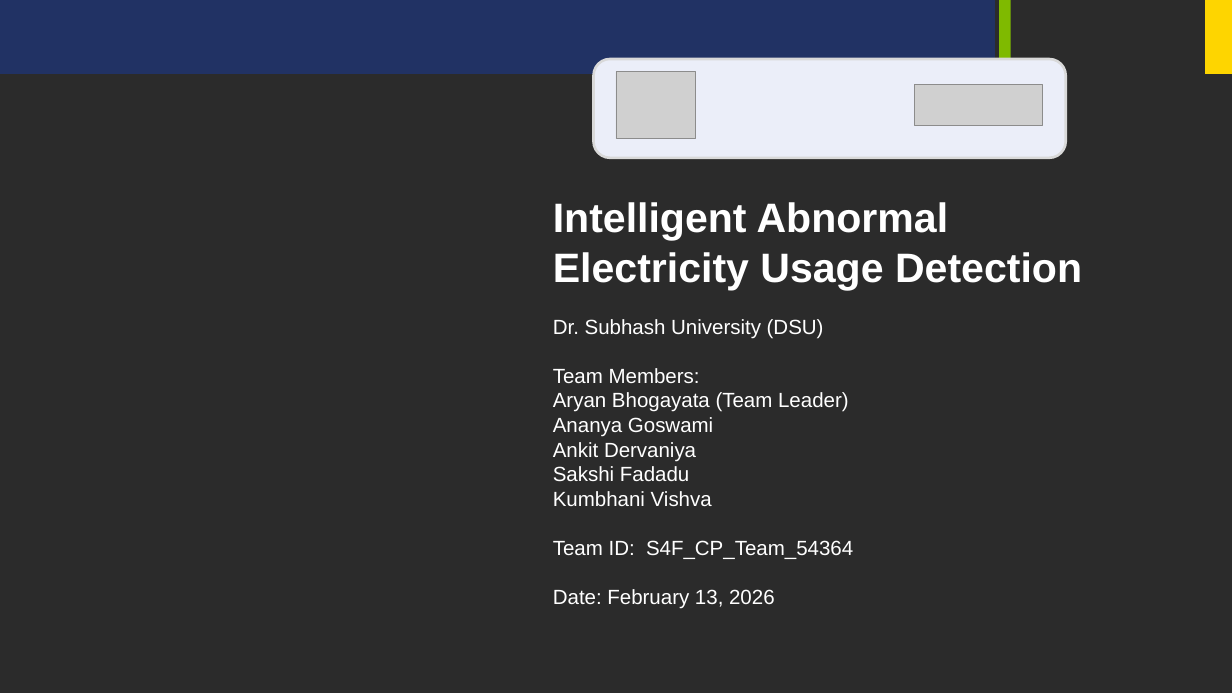
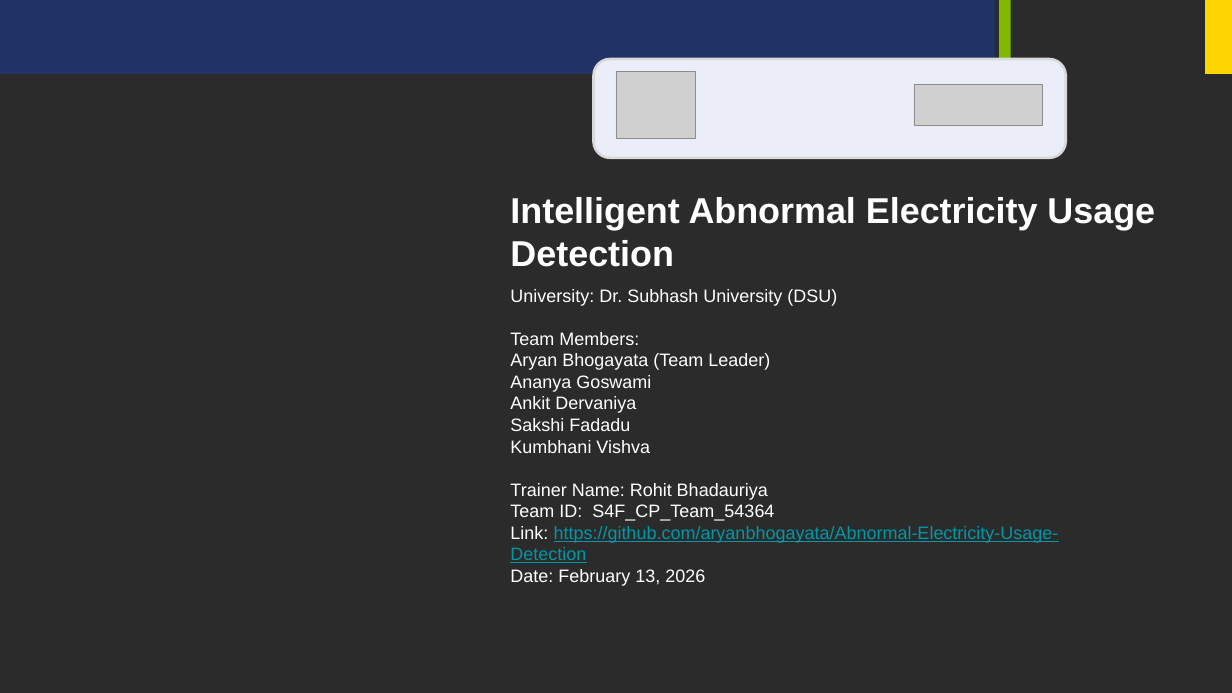
Before and after one commit to aryanbhogayata/Abnormal-Electricity-Usage-Detection, a slide deck: slide 1 of Case Study for Abnormal Energy Usage.pptx. Drawn at 1232x693 pixels with LibreOffice and Linux fonts; fonts in the diff are those of the drawing; grey boxes stand for pictures; background and template pictures are left out; a plain dark background stands for a picture behind light text. Boxes give left, top, right and bottom in pixels: in the first picture for what was removed or moved away, otherwise in the second. Text is boxed around its words. In the diff, an @@ line names an element or a change of style, - is before the commit and + after.

Commit message:
Presentation changes
Name of trainer has been added alongside a bit of formatting and github repository hyperlink added.

```diff
--- a/Case Study for Abnormal Energy Usage.pptx
+++ b/Case Study for Abnormal Energy Usage.pptx
@@ text "Intelligent Abnormal Electricity Usage Detection": place and size @@
-text "Intelligent Abnormal Electricity Usage Detection" at (553,202,1082,290)
+text "Intelligent Abnormal Electricity Usage Detection" at (510,197,1155,267)
@@ text "Intelligent Abnormal Electricity Usage Detection" at (510,197,1155,267): size 32 to 28 pt @@
@@ text "University: Dr. Subhash University (DSU)": place and size @@
-text "University: Dr. Subhash University (DSU)" at (553,319,853,609)
+text "University: Dr. Subhash University (DSU)" at (510,289,1059,586)
@@ text at (510,289,837,306): text changed; size 16 to 14 pt @@
-Dr. Subhash University (DSU)
+University: Dr. Subhash University (DSU)
@@ text at (510,332,774,586): size 16 to 14 pt in "Team Members:", "Aryan Bhogayata (Team Leader)", "Ananya Goswami", "Ankit Dervaniya" and 4 more places @@
@@ text at (510,483,768,500): paragraph added @@
+Trainer Name: Rohit Bhadauriya
@@ text at (510,526,1059,563): paragraph added @@
+Link: https://github.com/aryanbhogayata/Abnormal-Electricity-Usage-Detection
```
